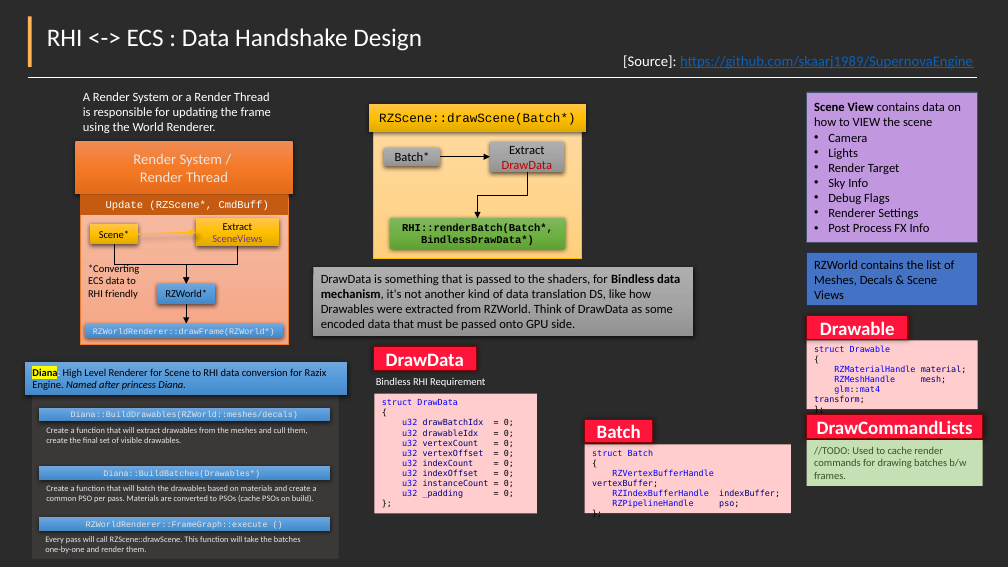
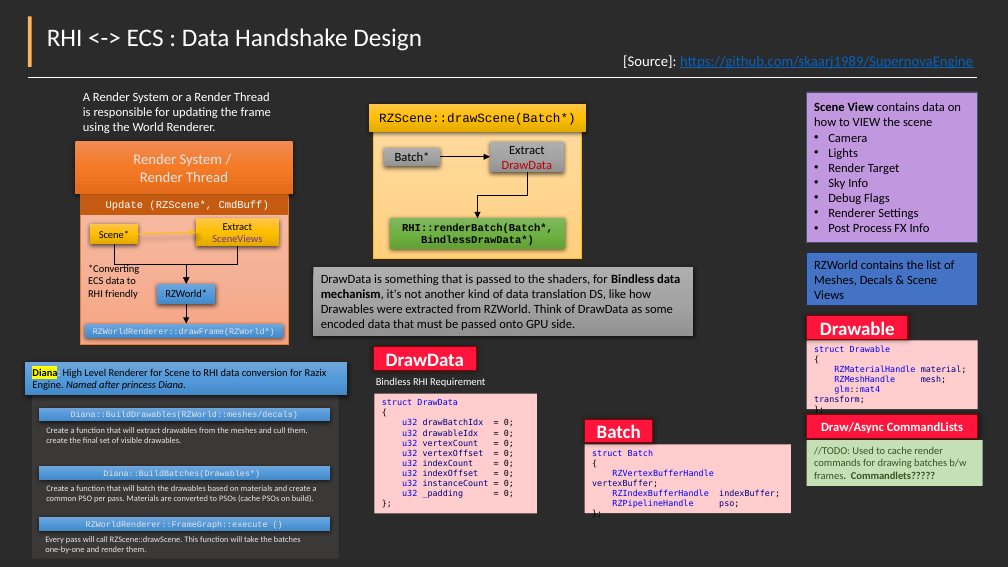
Before and after one commit to Pikachuxxxx/Razix, a slide deck: slide 6 of Docs/Features overview.pptx. Drawn at 1008x567 pixels with LibreOffice and Linux fonts; fonts in the diff are those of the drawing; background and template pictures are left out; a plain dark background stands for a picture behind light text. Boxes give left, top, right and bottom in pixels: in the first picture for what was removed or moved away, otherwise in the second. Text is boxed around its words. In the diff, an @@ line names an element or a change of style, - is before the commit and + after.

```diff
--- a/Docs/Features overview.pptx
+++ b/Docs/Features overview.pptx
@@ rectangle "Draw/Async CommandLists": place and size @@
-rectangle "Draw/Async CommandLists" at (807,415,983,439)
+rectangle "Draw/Async CommandLists" at (807,415,978,439)
@@ text in rectangle at (814,447,966,479): text changed @@
-//TODO: Used to cache render commands for drawing batches b/w frames.
+//TODO: Used to cache render commands for drawing batches b/w frames. Commandlets?????
@@ text in rectangle at (821,422,963,433): text changed; size 18 to 12 pt @@
-DrawCommandLists
+Draw/Async CommandLists
```
Also in this commit, not shown: 1 slide added.
